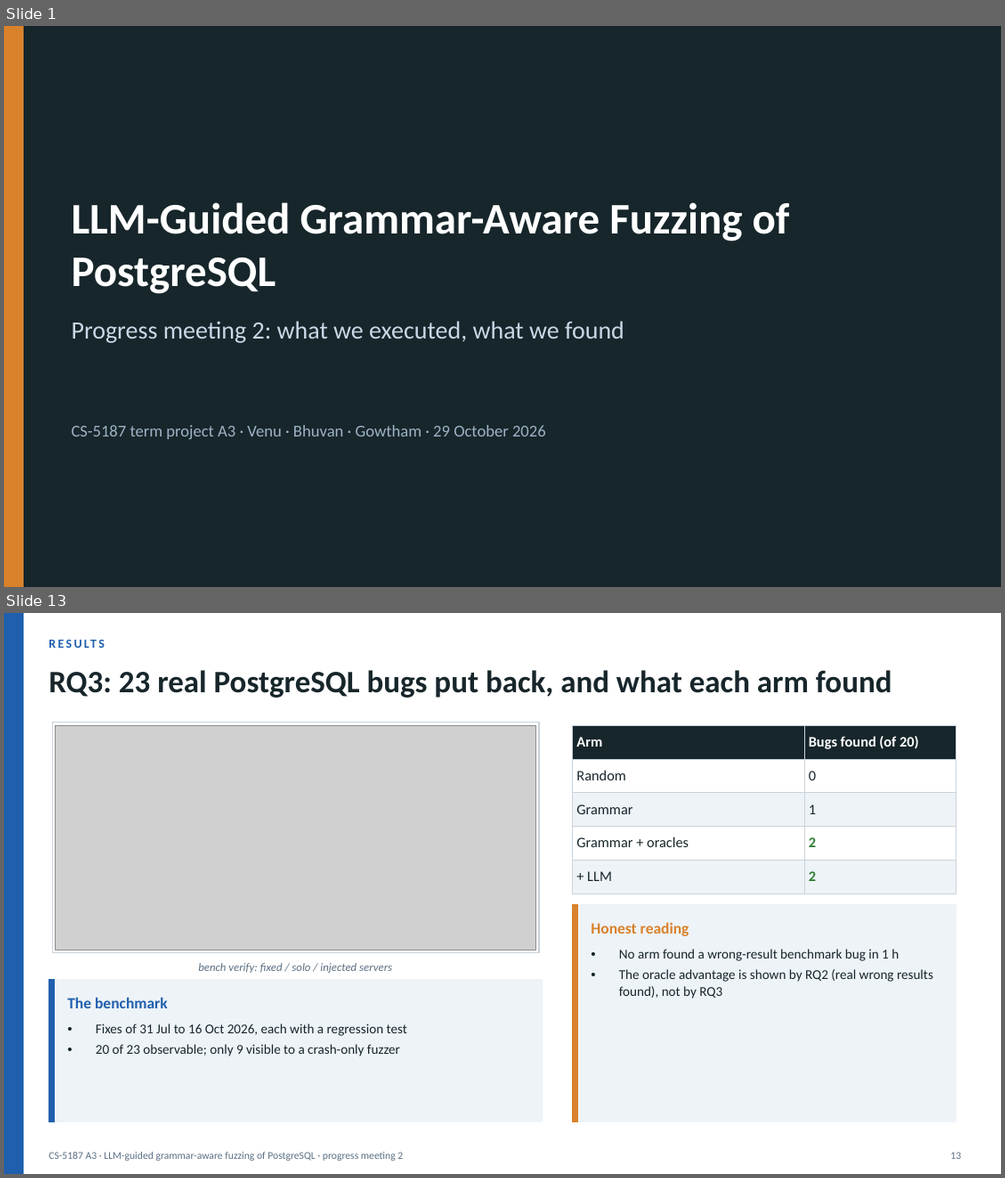
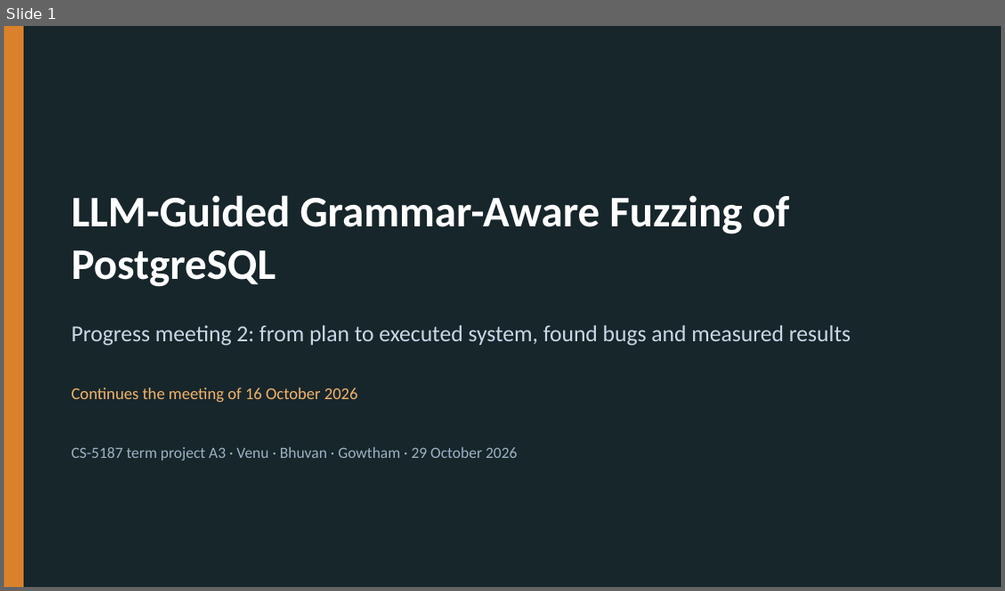
Before and after one commit to v28k/cs5187-term-project, a slide deck: docs/meeting2/deck/progress_meeting2.pptx. Shown one above the other, each under a label of ours: slides 1 and 13 before the commit, slide 1 after it; the slides between them are not shown. The pictures are 1005x1178 and 1005x591 pixels, drawn with LibreOffice and Linux fonts; fonts in the diff are those of the drawing; grey boxes stand for pictures. Boxes give left, top, right and bottom in pixels: in the first picture for what was removed or moved away, otherwise in the second. Text is boxed around its words. In the diff, an @@ line names an element or a change of style, - is before the commit and + after.

```diff
--- a/docs/meeting2/deck/progress_meeting2.pptx
+++ b/docs/meeting2/deck/progress_meeting2.pptx
@@ slide 13 removed at (4, 613, 1001, 1174), background #FFFFFF @@
@@ rectangle removed at (4, 613, 23, 1174) @@
@@ text removed at (48, 670, 892, 698) @@
-RQ3: 23 real PostgreSQL bugs put back, and what each arm found
@@ rectangle removed at (52, 722, 539, 952) @@
@@ picture removed at (55, 725, 535, 949) @@
@@ table removed at (573, 725, 956, 884), 5 rows, 2 columns @@
-Arm | Bugs found (of 20)
-Random | 0
-Grammar | 1
-Grammar + oracles | 2
-+ LLM | 2
@@ rectangle removed at (573, 905, 956, 1121) @@
@@ rectangle removed at (573, 905, 577, 1121) @@
@@ text removed at (591, 922, 689, 936) @@
-Honest reading
@@ text removed at (619, 949, 898, 998) @@
-• No arm found a wrong-result benchmark bug in 1 h
-• The oracle advantage is shown by RQ2 (real wrong results found), not by RQ3
@@ rectangle removed at (48, 980, 542, 1121) @@
@@ rectangle removed at (48, 980, 54, 1121) @@
@@ text removed at (198, 963, 392, 973) @@
-bench verify: fixed / solo / injected servers
@@ text removed at (897, 969, 933, 979) @@
-RESULTS
@@ text removed at (67, 997, 168, 1008) @@
-The benchmark
@@ text removed at (96, 1023, 407, 1056) @@
-• Fixes of 31 Jul to 16 Oct 2026, each with a regression test
-• 20 of 23 observable; only 9 visible to a crash-only fuzzer
@@ text removed at (48, 1151, 403, 1160) @@
-CS-5187 A3 · LLM-guided grammar-aware fuzzing of PostgreSQL · progress meeting 2
@@ text removed at (950, 1151, 961, 1159) @@
-13
@@ slide 1 changed as well @@
@@ text "LLM-Guided Grammar-Aware Fuzzing of PostgreSQL": place and size @@
-text "LLM-Guided Grammar-Aware Fuzzing of PostgreSQL" at (72, 202, 790, 294)
+text "LLM-Guided Grammar-Aware Fuzzing of PostgreSQL" at (72, 195, 790, 287)
@@ text at (72, 325, 850, 346): text changed; size 24 to 22 pt @@
-Progress meeting 2: what we executed, what we found
+Progress meeting 2: from plan to executed system, found bugs and measured results
@@ text added at (72, 387, 358, 402), 16 pt, text #F2B36B @@
+Continues the meeting of 16 October 2026
@@ text "CS-5187 term project A3 · ...": place and size @@
-text "CS-5187 term project A3 · ..." at (72, 425, 546, 439)
+text "CS-5187 term project A3 · ..." at (72, 447, 517, 460)
@@ text "CS-5187 term project A3 · ..." at (72, 447, 517, 460): size 16 to 15 pt @@
```
Also in this commit, not shown: 10 other slides changed, 12 slides added, 6 other slides removed, 6 other files.
